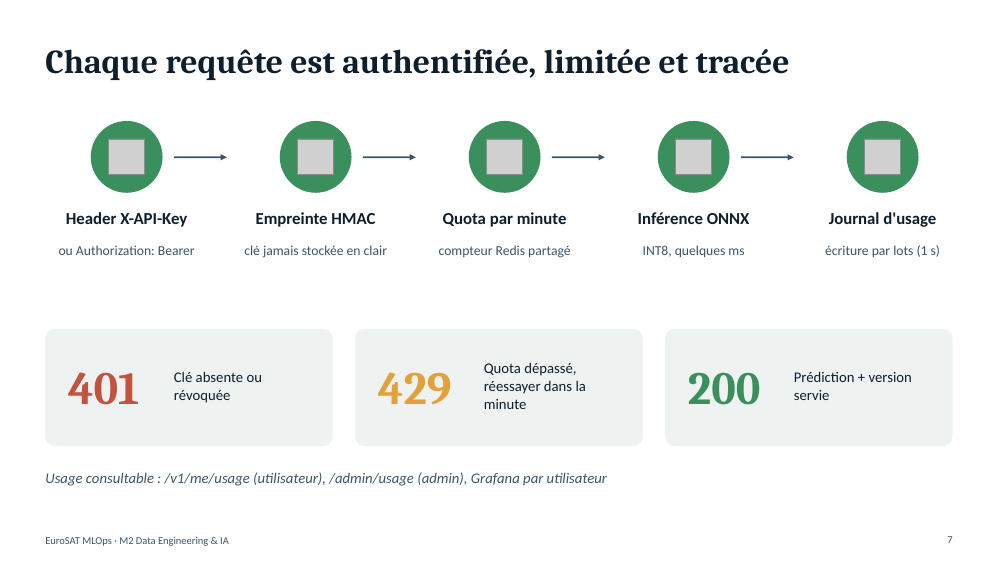
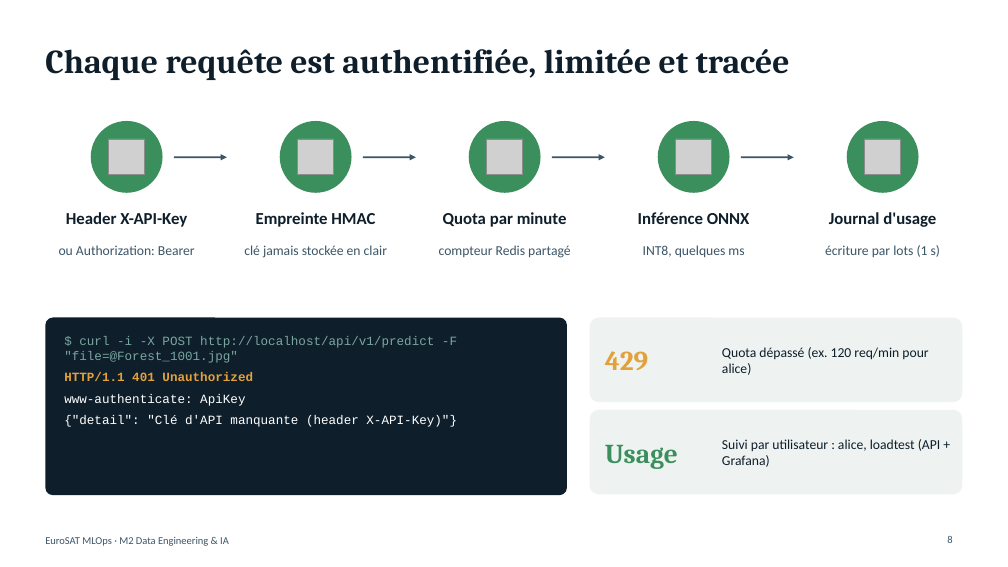
Before and after one commit to nplnguyen/eurosat-mlops, a slide deck: slide 8 of presentation/soutenance-mlops-eurosat.pptx (slide 7 before the commit). Drawn at 1008x567 pixels with LibreOffice and Linux fonts; fonts in the diff are those of the drawing; grey boxes stand for pictures. Boxes give left, top, right and bottom in pixels: in the first picture for what was removed or moved away, otherwise in the second. Text is boxed around its words. In the diff, an @@ line names an element or a change of style, - is before the commit and + after.

```diff
--- a/presentation/soutenance-mlops-eurosat.pptx
+++ b/presentation/soutenance-mlops-eurosat.pptx
@@ rounded rectangle: place and size @@
-rounded rectangle at (45, 329, 333, 446)
+rounded rectangle at (45, 318, 567, 495)
@@ rounded rectangle at (45, 318, 567, 495): fill #EEF3F1 to #0E1E2B; proportions changed @@
@@ rounded rectangle removed at (355, 329, 643, 446) @@
@@ rounded rectangle: place and size @@
-rounded rectangle at (665, 329, 953, 446)
+rounded rectangle at (590, 318, 963, 402)
@@ rounded rectangle at (590, 318, 963, 402): proportions changed @@
@@ text "429": place and size @@
-text "429" at (378, 372, 452, 404)
+text "429" at (605, 351, 649, 370)
@@ text "429" at (605, 351, 649, 370): size 44 to 26 pt @@
@@ text at (64, 336, 457, 427): text changed; size 44 to 12 pt; font Cambria to Courier New; text colour #C2533F to #FFFFFF; bold off @@
-401
+$ curl -i -X POST http://localhost/api/v1/predict -F "file=@Forest_1001.jpg"
+HTTP/1.1 401 Unauthorized
+www-authenticate: ApiKey
+{"detail": "Clé d'API manquante (header X-API-Key)"}
@@ text "$ curl -i -X POST ..." at (64, 336, 457, 427): vertical alignment middle to top @@
@@ text added at (722, 347, 928, 375), 13 pt, text #0E1E2B @@
+Quota dépassé (ex. 120 req/min pour alice)
@@ text removed at (174, 371, 262, 403) @@
-Clé absente ou révoquée
@@ text removed at (484, 362, 586, 409) @@
-Quota dépassé, réessayer dans la minute
@@ text removed at (688, 372, 761, 405) @@
-200
@@ text removed at (794, 371, 912, 400) @@
-Prédiction + version servie
@@ rounded rectangle added at (590, 410, 963, 495), fill #EEF3F1 @@
@@ text added at (605, 445, 678, 468), 26 pt, text #3A8F5C, bold @@
+Usage
@@ text added at (722, 439, 941, 467), 13 pt, text #0E1E2B @@
+Suivi par utilisateur : alice, loadtest (API + Grafana)
@@ text removed at (45, 472, 607, 486) @@
-Usage consultable : /v1/me/usage (utilisateur), /admin/usage (admin), Grafana par utilisateur
@@ page number at (947, 536, 952, 543): text changed @@
-7
+8
```
Also in this commit, not shown: 7 other slides changed, 2 slides added.
